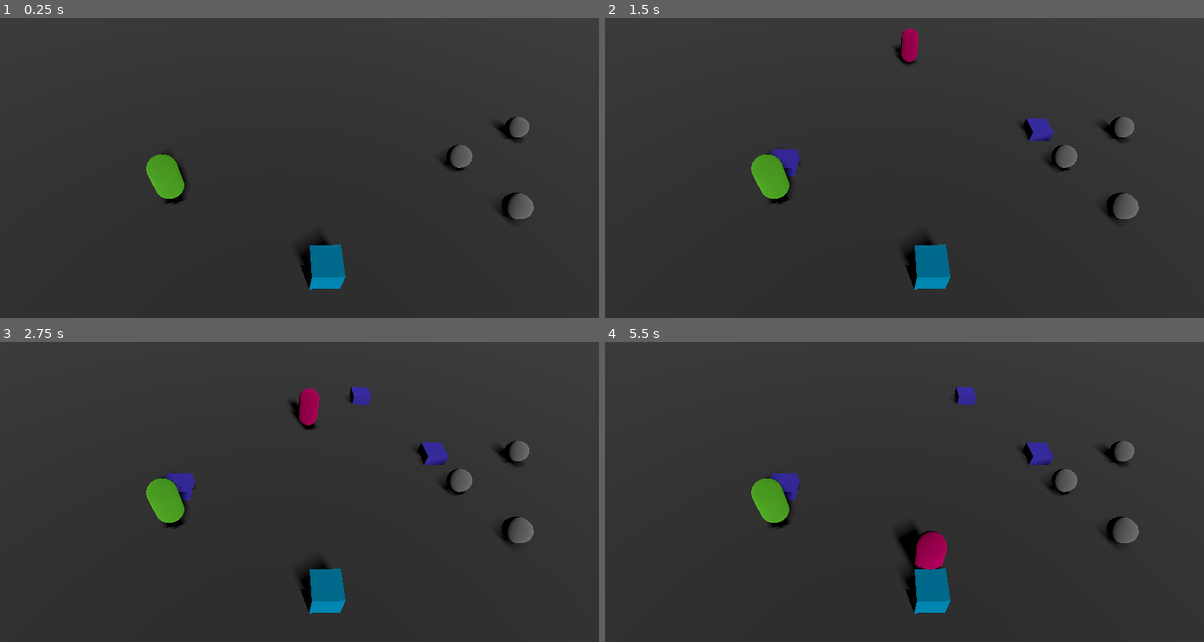
Above: before the commit, frames 1-4 (two rows, left to right).
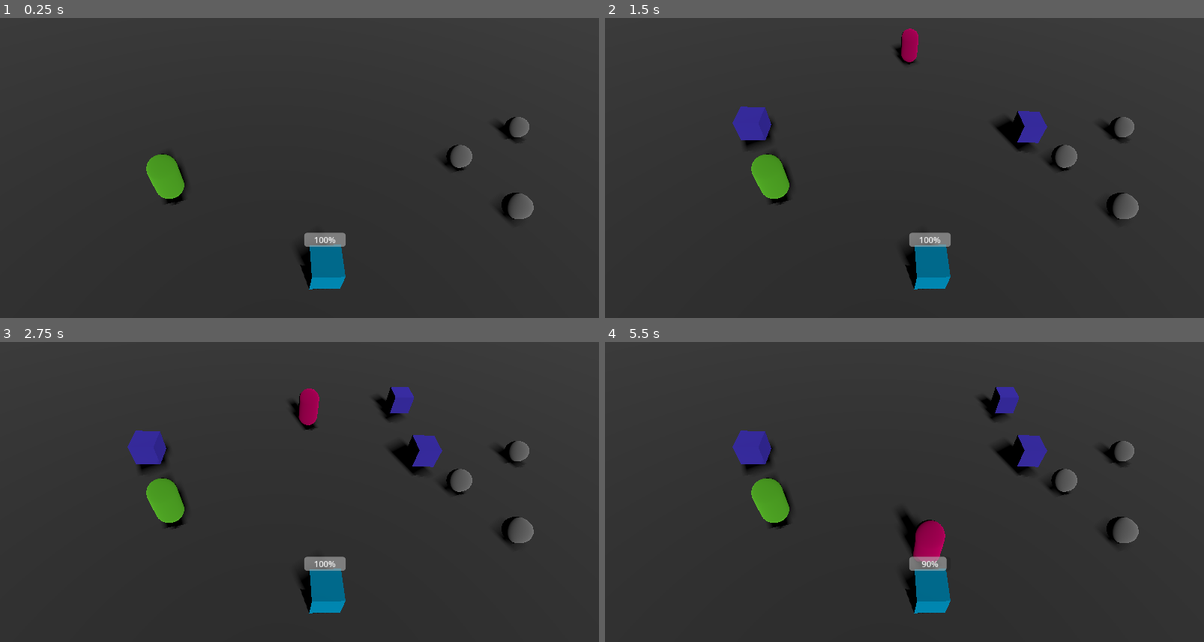
Above: after the commit, the same moments.

Repository: jelopf/RTS
Game: Godot game, scene res://scenes/Level1.tscn
The game is run twice, just before and just after one commit, with the same random seed, the same clock (stepped at 60 frames per second) and the same inputs.
Inputs (mouse positions are in pixels of both pictures, inside the frame that each line leads up to):
- Up to frame 1 (0.25 s): no input
- Up to frame 2 (1.5 s): tap Enter at 0.5 s; move the mouse to (1036, 132) at 0.52 s; click (1036, 132) at 0.67 s; move the mouse to (784, 165) at 1.27 s; click (784, 165) at 1.42 s
- Up to frame 3 (2.75 s): move the mouse to (359, 399) at 2.02 s; click (359, 399) at 2.17 s
- Up to frame 4 (5.5 s): move the mouse to (874, 540) at 2.77 s; click (874, 540) at 2.92 s; move the mouse to (1084, 525) at 3.52 s; click (1084, 525) at 3.67 s; move the mouse to (724, 423) at 4.27 s; click (724, 423) at 4.42 s; move the mouse to (934, 474) at 5.02 s; click (934, 474) at 5.17 s

The runs differ from the first frame. In frame 1, 0.3% of the frame differs, in the area x 50-58%, y 71-77%; in frame 2, 1.9%; in frame 3, 2.6%; in frame 4, 3.0%, in the area x 21-75%, y 15-77%.

Commit message:
Апдейт
Добавлена сетка и здоровье базы.

Diff:
--- a/project.godot
+++ b/project.godot
@@ -18,6 +18,7 @@
 [autoload]
 
 GameManager="*res://scripts/GameManager.gd"
+GridManager="*res://scripts/GridManager.gd"
 
 [display]
 
--- a/scenes/Base.tscn
+++ b/scenes/Base.tscn
@@ -18,3 +18,25 @@
 
 [node name="CollisionShape3D" type="CollisionShape3D" parent="."]
 shape = SubResource("BoxShape3D_15k71")
+
+[node name="CanvasLayer" type="CanvasLayer" parent="."]
+
+[node name="Control" type="Control" parent="CanvasLayer"]
+layout_mode = 3
+anchors_preset = 0
+offset_right = 40.0
+offset_bottom = 40.0
+
+[node name="ProgressBar" type="ProgressBar" parent="CanvasLayer/Control"]
+layout_mode = 0
+offset_left = -40.0
+offset_top = -16.0
+offset_right = 40.0
+offset_bottom = 11.0
+
+[node name="Label" type="Label" parent="CanvasLayer/Control"]
+layout_mode = 0
+offset_left = -40.0
+offset_top = -40.0
+offset_right = 40.0
+offset_bottom = -17.0
--- /dev/null
+++ b/scenes/GridManager.tscn
@@ -0,0 +1,6 @@
+[gd_scene load_steps=2 format=3 uid="uid://kcaxqqful7eh"]
+
+[ext_resource type="Script" uid="uid://ci6j1is38785f" path="res://scripts/GridManager.gd" id="1_d8r4r"]
+
+[node name="Node" type="Node"]
+script = ExtResource("1_d8r4r")
--- /dev/null
+++ b/scripts/GridManager.gd
@@ -0,0 +1,27 @@
+extends Node
+
+const CELL_SIZE = 4.0  # размер одной клетки (в юнитах Godot)
+
+var occupied_cells := {}
+
+func world_to_grid(position: Vector3) -> Vector2i:
+	return Vector2i(
+		int(round(position.x / CELL_SIZE)),
+		int(round(position.z / CELL_SIZE))
+	)
+
+func grid_to_world(grid_pos: Vector2i) -> Vector3:
+	return Vector3(
+		grid_pos.x * CELL_SIZE,
+		0.0,
+		grid_pos.y * CELL_SIZE
+	)
+
+func is_cell_occupied(grid_pos: Vector2i) -> bool:
+	return occupied_cells.has(grid_pos)
+
+func occupy_cell(grid_pos: Vector2i):
+	occupied_cells[grid_pos] = true
+
+func free_cell(grid_pos: Vector2i):
+	occupied_cells.erase(grid_pos)
--- a/scripts/barracks.gd
+++ b/scripts/barracks.gd
@@ -12,3 +12,7 @@
 		var unit = spawn_scene.instantiate()
 		get_parent().add_child(unit)
 		unit.global_transform.origin = global_transform.origin + Vector3(randf()*2.0, 1, randf()*2.0)
+
+func _on_destroyed():  # вызови при разрушении или удалении
+	var grid_pos = GridManager.world_to_grid(global_transform.origin)
+	GridManager.free_cell(grid_pos)
--- a/scripts/base.gd
+++ b/scripts/base.gd
@@ -3,15 +3,46 @@
 @export var max_health := 100
 var current_health := max_health
 
+var health_bar: ProgressBar = null
+var progress_bar_instance: Control = null
+var mesh: Node3D = null  # визуальный меш базы
+
 func _ready():
-	print("База активна. Здоровье:", current_health)
+	current_health = max_health
+
+	# Получаем ссылки на элементы UI
+	health_bar = $CanvasLayer/Control/ProgressBar
+	if health_bar == null:
+		print("Ошибка: Прогрессбар не найден!")
+		return
+
+	progress_bar_instance = health_bar.get_parent()
+
+	mesh = $MeshInstance3D  # замени на правильный путь, если нужно
+
+	health_bar.visible = true
+	update_health_bar()
+	update_bar_position(global_transform.origin)
 
 func take_damage(amount):
 	current_health -= amount
 	print("Базе нанесён урон:", amount, "Осталось здоровья:", current_health)
+
+	update_health_bar()
+
 	if current_health <= 0:
 		die()
 
+func update_health_bar():
+	if health_bar:
+		var percent := float(current_health) / float(max_health) * 100.0
+		health_bar.value = percent
+		update_bar_position(global_transform.origin)
+
+func update_bar_position(target_position):
+	var screen_position = get_viewport().get_camera_3d().unproject_position(target_position)
+	progress_bar_instance.position = Vector2(screen_position.x, screen_position.y - 50)
+
 func die():
 	print("База разрушена!")
-	queue_free()  # удалим объект
+	queue_free()
--- a/scripts/camera_3d.gd
+++ b/scripts/camera_3d.gd
@@ -12,14 +12,16 @@
 		ray_params.collide_with_bodies = true
 		var result = space_state.intersect_ray(ray_params)
 
-		if result:
-			var clicked = result.collider
-			# Проверим: входит ли объект в нужную группу, прежде чем звать on_clicked
-			if clicked and clicked.is_in_group("resource") and clicked.has_method("on_clicked"):
-				clicked.call("on_clicked")
-			print("Ты кликнул на:", result.collider.name)
-			if result.collider and result.collider.is_in_group("ground"):
-				if GameManager.spend_metal(3):  # Стоимость постройки
-					var barracks = preload("res://scenes/Barracks.tscn").instantiate()
-					get_tree().current_scene.add_child(barracks)
-					barracks.global_transform.origin = result.position
+		if result and result.collider.is_in_group("ground"):
+			var world_pos = result.position
+			var grid_pos = GridManager.world_to_grid(world_pos)
+
+			if GridManager.is_cell_occupied(grid_pos):
+				print("Клетка занята!")
+				return
+
+			if GameManager.spend_metal(3):  # Стоимость постройки
+				var barracks = preload("res://scenes/Barracks.tscn").instantiate()
+				get_tree().current_scene.add_child(barracks)
+				barracks.global_transform.origin = GridManager.grid_to_world(grid_pos)
+				GridManager.occupy_cell(grid_pos)
--- a/scripts/enemy.gd
+++ b/scripts/enemy.gd
@@ -1,26 +1,53 @@
 extends CharacterBody3D
 
-@export var speed := 3.0  # Скорость движения
-var target_base: Node3D  # Ссылка на базу
+@export var speed := 3.0
+@export var attack_range := 1.5
+@export var attack_damage := 10
+@export var attack_interval := 1.0  # как часто наносим урон
+
+var target_base: Node3D
+var is_attacking := false
 
 func _ready():
-	print("Враг загружен! Начальная позиция:", global_transform.origin)
-
-	# Проверим, правильно ли мы получаем ссылку на базу
+	print("Враг загружен! Позиция:", global_transform.origin)
 	target_base = get_tree().get_current_scene().get_node("Base")
 	if target_base:
-		print("Цель (база) получена:", target_base.global_transform.origin)  # Печатаем позицию базы
+		print("База найдена:", target_base.global_transform.origin)
 	else:
 		print("Ошибка: база не найдена!")
 
 func _physics_process(_delta):
-	if target_base:
-		move_towards_base()
-	else:
-		print("Нет цели для движения.")  # Если цели нет, печатаем это сообщение
+	if target_base and not is_attacking:
+		var distance = global_transform.origin.distance_to(target_base.global_transform.origin)
+		if distance > attack_range:
+			move_towards_base()
+		else:
+			start_attacking()
 
 func move_towards_base():
 	var direction = (target_base.global_transform.origin - global_transform.origin).normalized()
 	velocity = direction * speed
-	print("Moving towards base. Direction:", direction, " Velocity:", velocity)
 	move_and_slide()
+
+func start_attacking():
+	is_attacking = true
+	velocity = Vector3.ZERO
+	attack_loop()
+
+func attack_loop() -> void:
+	if not target_base:
+		print("Базы нет. Прекращаем атаку.")
+		queue_free()
+		return
+
+	if not is_instance_valid(target_base):
+		print("База уничтожена.")
+		queue_free()
+		return
+
+	target_base.take_damage(attack_damage)
+	print("Враг атакует! Урон:", attack_damage)
+
+	# Ждём паузу и атакуем снова
+	await get_tree().create_timer(attack_interval).timeout
+	attack_loop()
Not shown, added: scripts/GridManager.gd.uid
